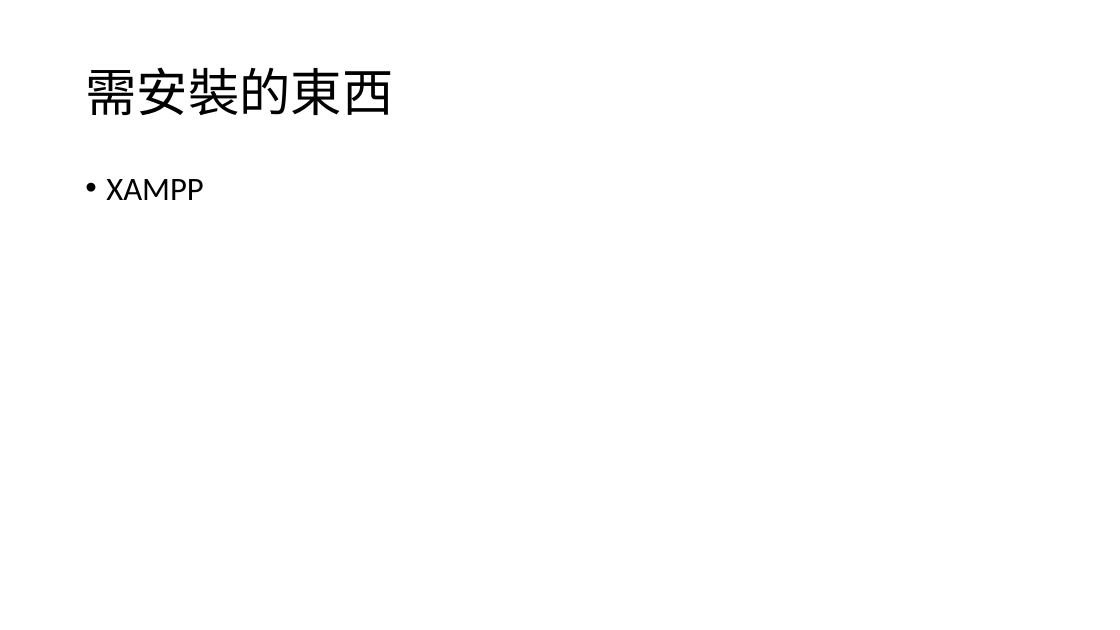
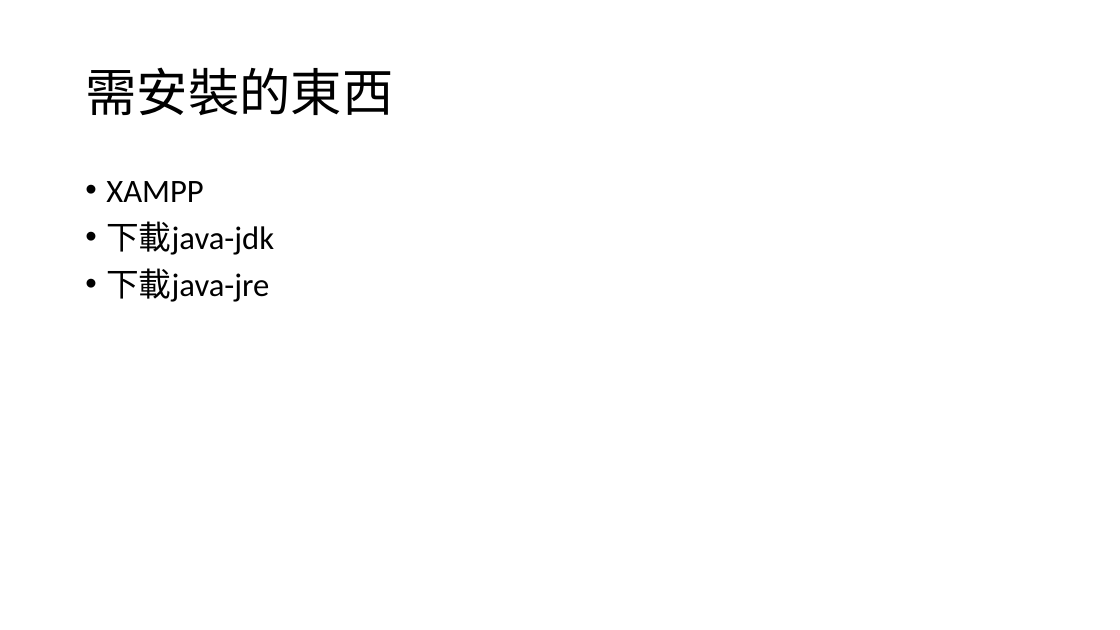
Before and after one commit to YenKang/Smart-Logistics-Plan, a slide deck: slide 2 of [190910]README.pptx. Drawn at 1120x630 pixels with LibreOffice and Linux fonts; fonts in the diff are those of the drawing. Boxes give left, top, right and bottom in pixels: in the first picture for what was removed or moved away, otherwise in the second. Text is boxed around its words. In the diff, an @@ line names an element or a change of style, - is before the commit and + after.

Commit message:
jdk+jre

```diff
--- a/[190910]README.pptx
+++ b/[190910]README.pptx
@@ text at [106,221,274,302]: paragraphs added @@
+• 下載java-jdk
+• 下載java-jre
```
